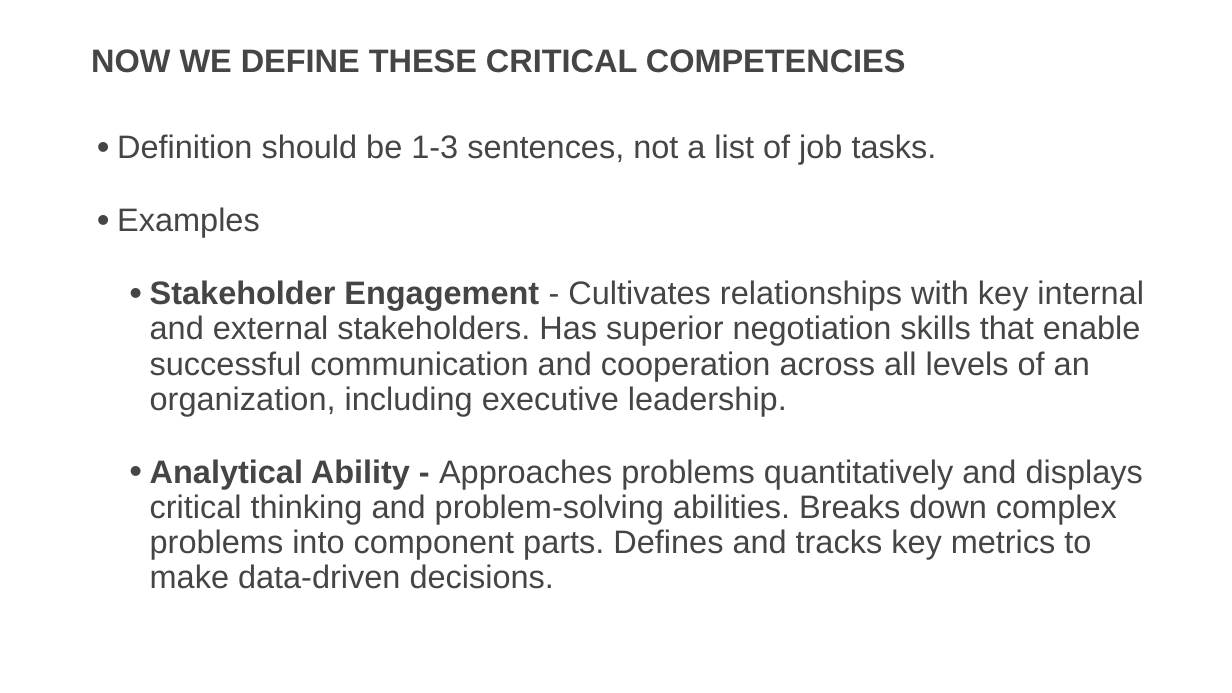
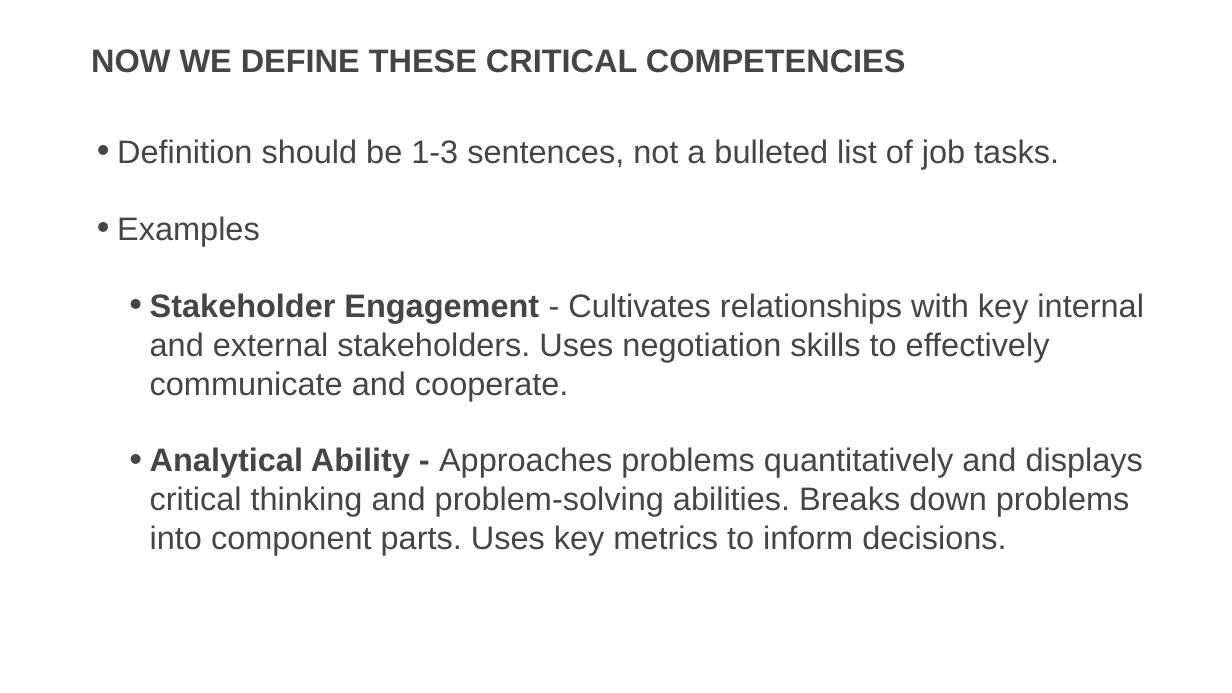
Before and after one commit to usds/SME-QA-Website, a slide deck: slide 13 of toolkit/job-analysis/job-analysis-presentation.pptx (slide 12 before the commit). Drawn at 1232x693 pixels with LibreOffice and Linux fonts; fonts in the diff are those of the drawing. Boxes give left, top, right and bottom in pixels: in the first picture for what was removed or moved away, otherwise in the second. Text is boxed around its words. In the diff, an @@ line names an element or a change of style, - is before the commit and + after.

```diff
--- a/toolkit/job-analysis/job-analysis-presentation.pptx
+++ b/toolkit/job-analysis/job-analysis-presentation.pptx
@@ text at box(117, 139, 1059, 169): text changed @@
-• Definition should be 1-3 sentences, not a list of job tasks.
+• Definition should be 1-3 sentences, not a bulleted list of job tasks.
@@ text at box(117, 216, 260, 246): line spacing 0.9 to 1 @@
@@ text at box(150, 293, 1143, 556): text changed @@
-  • Stakeholder Engagement - Cultivates relationships with key internal and external stakeholders. Has superior negotiation skills that enable successful communication and cooperation across all levels of an organization, including executive leadership.
-  • Analytical Ability - Approaches problems quantitatively and displays critical thinking and problem-solving abilities. Breaks down complex problems into component parts. Defines and tracks key metrics to make data-driven decisions.
+  • Stakeholder Engagement - Cultivates relationships with key internal and external stakeholders. Uses negotiation skills to effectively communicate and cooperate.
+  • Analytical Ability - Approaches problems quantitatively and displays critical thinking and problem-solving abilities. Breaks down problems into component parts. Uses key metrics to inform decisions.
```
Also in this commit, not shown: 14 other slides changed, 5 slides added, 1 slide removed, 2 other files.
